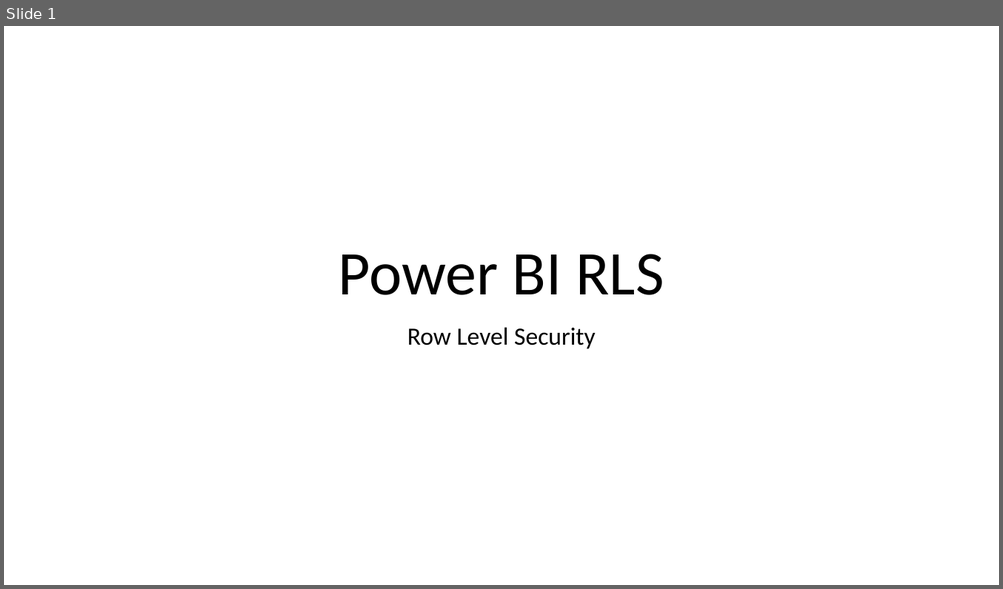
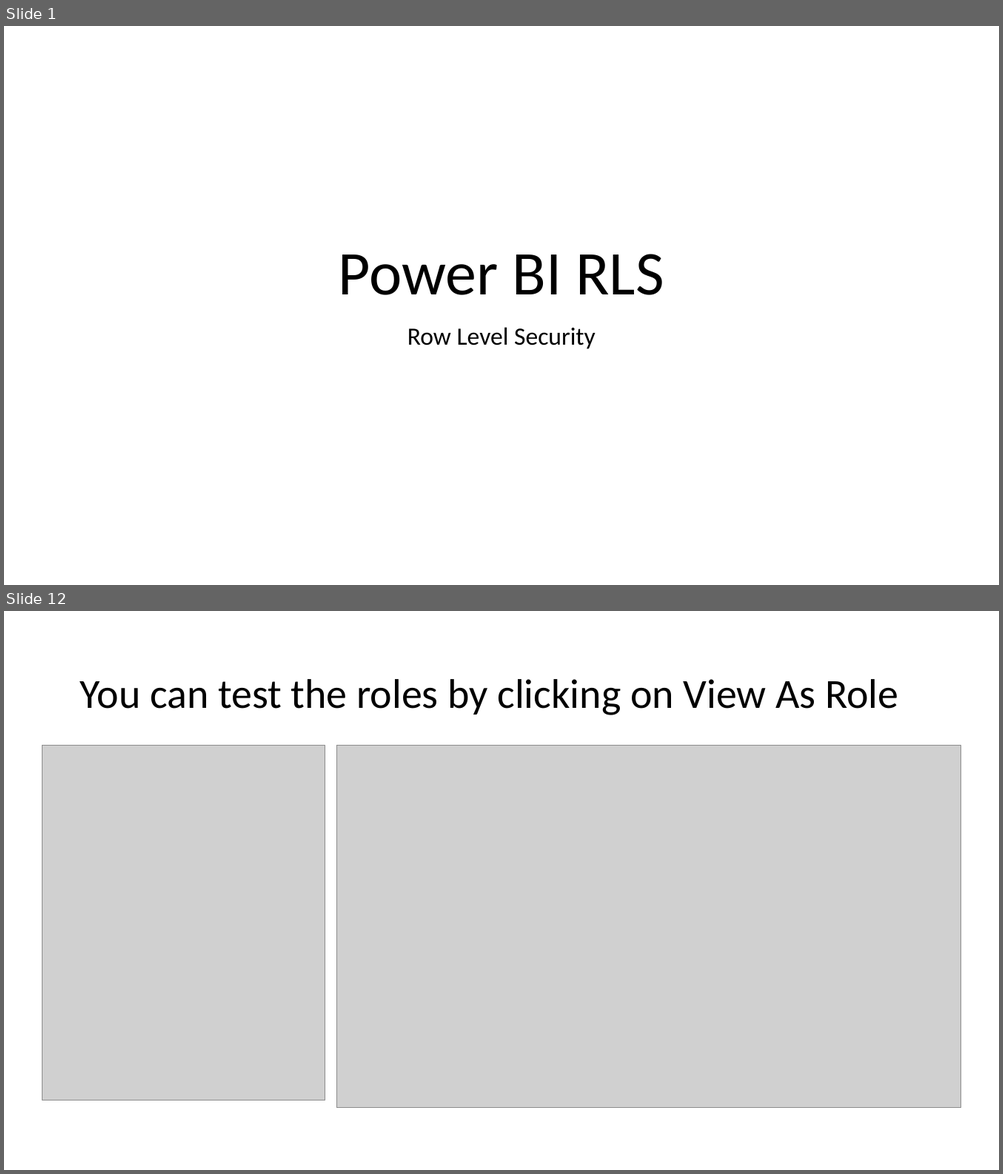
Before and after one commit to peterperov/PowerBIServer, a slide deck: Power BI Role Level Security.pptx. Shown one above the other, each under a label of ours: slide 1 before the commit, slides 1 and 12 after it; the slides between them are not shown. The pictures are 1003x589 and 1003x1174 pixels, drawn with LibreOffice and Linux fonts; fonts in the diff are those of the drawing; grey boxes stand for pictures. Boxes give left, top, right and bottom in pixels: in the first picture for what was removed or moved away, otherwise in the second. Text is boxed around its words. In the diff, an @@ line names an element or a change of style, - is before the commit and + after.

```diff
--- a/Power BI Role Level Security.pptx
+++ b/Power BI Role Level Security.pptx
@@ slide 12 added at (4, 611, 999, 1170), background #FFFFFF @@
@@ title added at (79, 679, 898, 715), 40 pt, text #000000 @@
+You can test the roles by clicking on View As Role
@@ picture added at (42, 745, 324, 1100) @@
@@ picture added at (337, 745, 961, 1108) @@
```
Also in this commit, not shown: 1 slide changed, 14 other slides added.
